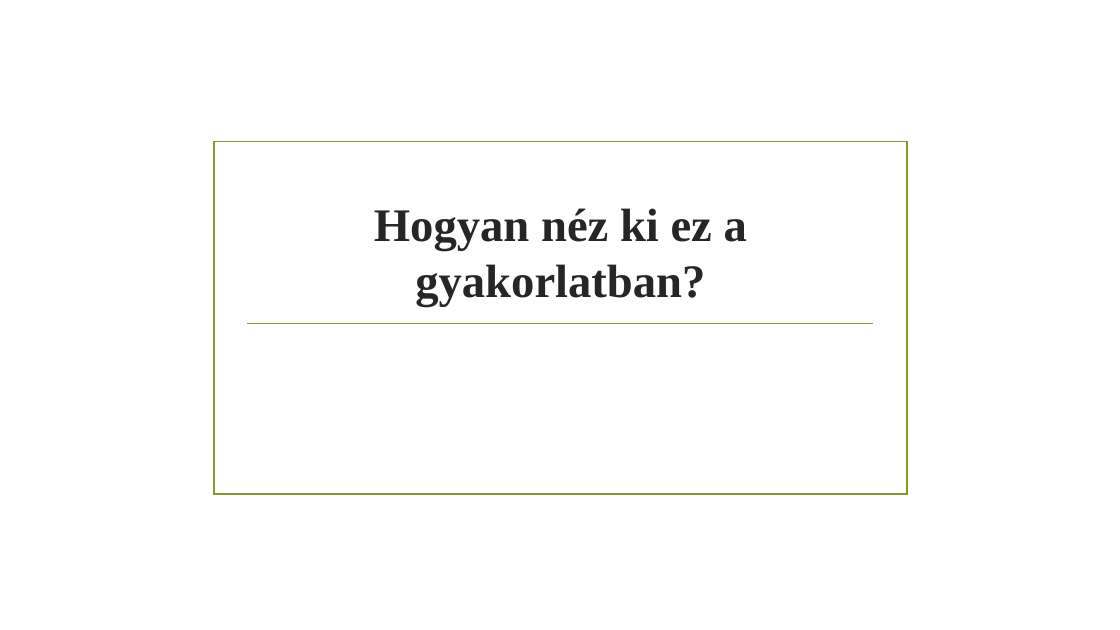
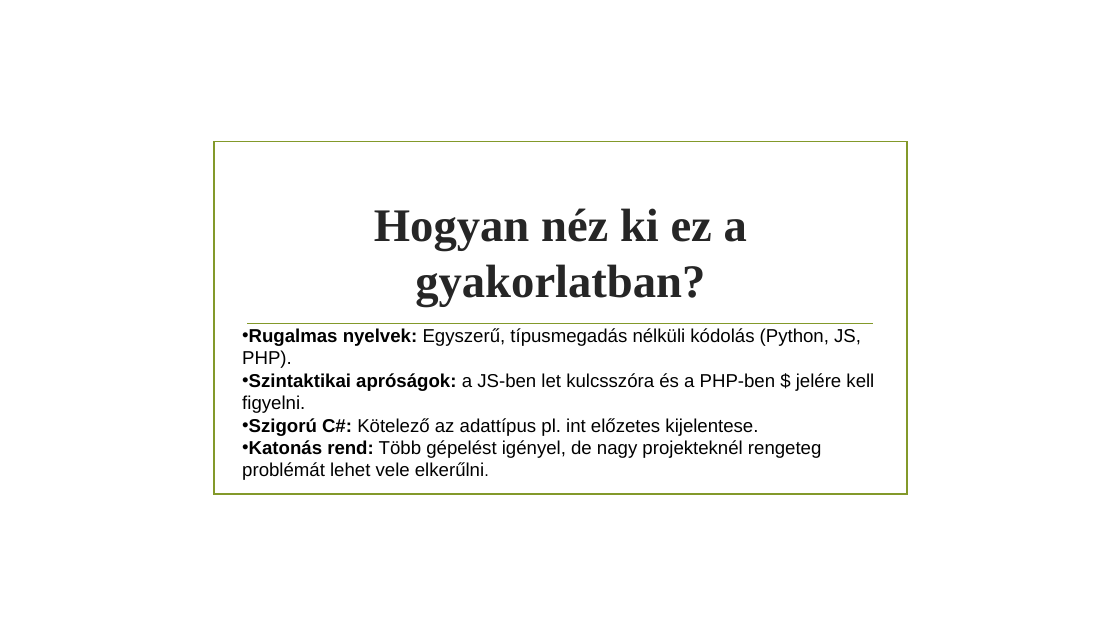
Before and after one commit to Nyulporkolt/RRB.Trump-Epstein_playground_Nagyteteny, a slide deck: slide 5 of RRB_Trump_Epstein_playground_Nagyteteny_ppt2 (1).pptx. Drawn at 1120x630 pixels with LibreOffice and Linux fonts; fonts in the diff are those of the drawing; background and template pictures are left out. Boxes give left, top, right and bottom in pixels: in the first picture for what was removed or moved away, otherwise in the second. Text is boxed around its words. In the diff, an @@ line names an element or a change of style, - is before the commit and + after.

```diff
--- a/RRB_Trump_Epstein_playground_Nagyteteny_ppt2 (1).pptx
+++ b/RRB_Trump_Epstein_playground_Nagyteteny_ppt2 (1).pptx
@@ subtitle added at (242,328,874,480), 16 pt, text #000000 @@
+• Rugalmas nyelvek: Egyszerű, típusmegadás nélküli kódolás (Python, JS, PHP).
+• Szintaktikai apróságok: a JS-ben let kulcsszóra és a PHP-ben $ jelére kell figyelni.
+• Szigorú C#: Kötelező az adattípus pl. int előzetes kijelentese.
+• Katonás rend: Több gépelést igényel, de nagy projekteknél rengeteg problémát lehet vele elkerűlni.
```
Also in this commit, not shown: 2 other slides changed, 1 slide removed, 2 other files.
